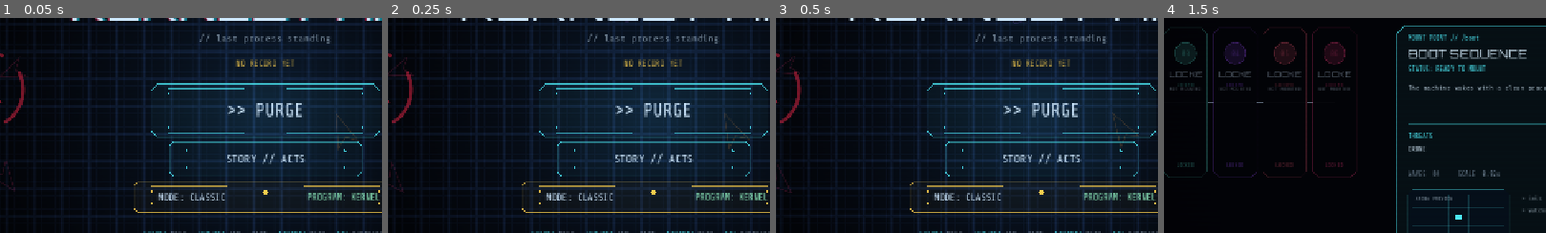
Above: before the commit, frames 1-4 (left to right).
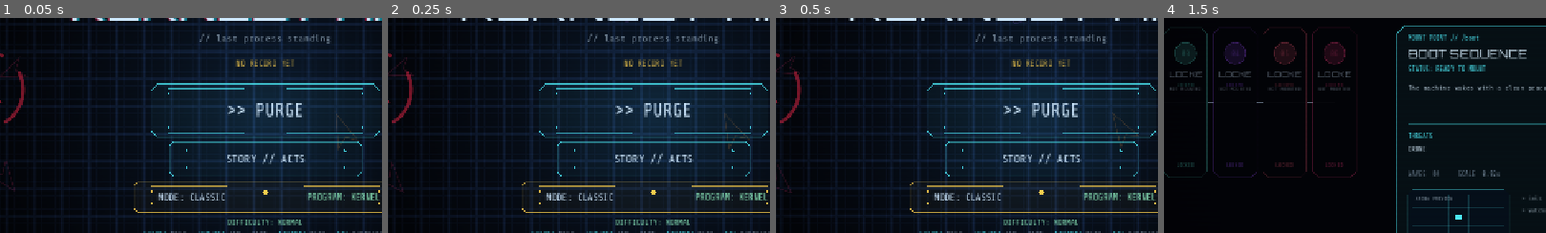
Above: after the commit, the same moments.

Repository: mafuzyk/kernel-panic
Game: Godot game, scene res://src/ui/menu.tscn
The game is run twice, just before and just after one commit, with the same random seed, the same clock (stepped at 60 frames per second) and the same inputs.
Inputs:
- Up to frame 1 (0.05 s): no input
- Up to frame 2 (0.25 s): no input
- Up to frame 3 (0.5 s): no input
- Up to frame 4 (1.5 s): click "STORY // ACTS" at 0.5 s; click "STORY // ACTS" at 1.25 s
The pictures show only the part of the screen within x 15-65%, y 27-77%; the shares and areas given below are measured in that part.

The runs differ from the first frame. In frame 1, 0.3% of the frame differs, in the area x 59-79%, y 93-97%; in frame 2, 0.3%; in frame 3, 0.3%; in frame 4, nothing differs.

Commit message:
feat: add endless difficulty setting

Diff:
--- a/src/arena/spawner.gd
+++ b/src/arena/spawner.gd
@@ -160,7 +160,7 @@
 
 func _build_queue() -> void:
 	_queue.clear()
-	var budget := Balance.wave_budget(wave)
+	var budget := Balance.difficulty_wave_budget(wave)
 	if wave_event == "surge":
 		budget = int(budget * 1.3)
 	elif wave_event == "rich":
@@ -280,7 +280,7 @@
 	if _queue.is_empty() or _pending > 0:
 		return
 	_spawn_t -= delta
-	if _spawn_t > 0.0 or alive >= Balance.max_alive(wave):
+	if _spawn_t > 0.0 or alive >= Balance.difficulty_max_alive(wave):
 		return
 	_spawn_t = maxf(Balance.WAVE_SPAWN_MIN, (Balance.WAVE_SPAWN_INTERVAL - wave * 0.05) * (0.6 if wave_event == "surge" else 1.0))
 	var group_size := 1 if wave == 1 else 2
@@ -326,7 +326,7 @@
 		if story_mode:
 			_configure_story_enemy(e)
 		else:
-			_configure_enemy(e, Game.rng.randf() < Balance.elite_chance(wave))
+			_configure_enemy(e, Game.rng.randf() < Balance.difficulty_elite_chance(wave))
 		container.add_child(e)
 	)
 
--- a/src/autoload/balance.gd
+++ b/src/autoload/balance.gd
@@ -37,6 +37,13 @@
 const WAVE_SCALE_CAP := 1.65
 const BOSS_EVERY := 5
 const HEAL_EVERY := 3
+
+const DIFFICULTY_ORDER := ["easy", "normal", "hard"]
+const DIFF_ALIVE_MULT := {"easy": 0.7, "normal": 1.0, "hard": 1.3}
+const DIFF_BUDGET_MULT := {"easy": 0.8, "normal": 1.0, "hard": 1.2}
+const DIFF_ELITE_MULT := {"easy": 0.6, "normal": 1.0, "hard": 1.4}
+const DIFF_CADENCE_SCALE := {"easy": 1.0, "normal": 1.0, "hard": 0.897}
+const DIFF_CADENCE_FLOOR := {"easy": 0.90, "normal": 0.78, "hard": 0.70}
 
 const LAYER_PLAYER := 2
 const LAYER_ENEMY := 4
@@ -102,6 +109,37 @@
 static func elite_chance(wave: int) -> float:
 	return clampf(float(wave - 7) * 0.045, 0.0, 0.4)
 
+static func difficulty_applies() -> bool:
+	return Game.mode != "story"
+
+static func difficulty_max_alive(wave: int) -> int:
+	if not difficulty_applies():
+		return max_alive(wave)
+	var mult: float = DIFF_ALIVE_MULT.get(Game.difficulty, 1.0)
+	return maxi(1, int(ceil(float(max_alive(wave)) * mult)))
+
+static func difficulty_wave_budget(wave: int) -> int:
+	if not difficulty_applies():
+		return wave_budget(wave)
+	var mult: float = DIFF_BUDGET_MULT.get(Game.difficulty, 1.0)
+	return maxi(1, int(floor(float(wave_budget(wave)) * mult)))
+
+static func difficulty_elite_chance(wave: int) -> float:
+	if not difficulty_applies():
+		return elite_chance(wave)
+	var mult: float = DIFF_ELITE_MULT.get(Game.difficulty, 1.0)
+	return clampf(elite_chance(wave) * mult, 0.0, 1.0)
+
+static func difficulty_cadence(wave: int) -> float:
+	if not difficulty_applies():
+		return attack_cadence_factor(wave)
+	var base := attack_cadence_factor(wave)
+	if base >= 1.0:
+		return 1.0
+	var scale: float = DIFF_CADENCE_SCALE.get(Game.difficulty, 1.0)
+	var floor_v: float = DIFF_CADENCE_FLOOR.get(Game.difficulty, 0.78)
+	return clampf(base * scale, floor_v, 1.0)
+
 static func arena_rect() -> Rect2:
 	var arena_size := Vector2(ARENA_W, ARENA_H)
 	if _arena_size_override.x > 0.0 and _arena_size_override.y > 0.0:
--- a/src/autoload/dev_harness.gd
+++ b/src/autoload/dev_harness.gd
@@ -384,6 +384,7 @@
 	await _hud_style_test(arena2)
 	await _era_accent_test(arena2)
 	await _systems_test(arena2)
+	await _difficulty_test()
 	await _debug_controls_test(arena2)
 	await _mote_sweep_test(arena2)
 	await _oom_steal_identity_test(arena2)
@@ -2543,6 +2544,46 @@
 	Sfx.set_intensity(0)
 	await _ticks(2)
 
+func _difficulty_test() -> void:
+	print("AT_STEP difficulty")
+	var balance_script: Script = load("res://src/autoload/balance.gd")
+	var has_helpers: bool = balance_script != null and balance_script.has_method("difficulty_max_alive") and balance_script.has_method("difficulty_wave_budget") and balance_script.has_method("difficulty_elite_chance") and balance_script.has_method("difficulty_cadence")
+	_check(has_helpers, "balance exposes difficulty-aware read helpers")
+	if not has_helpers:
+		return
+	var saved_mode := Game.mode
+	var saved_difficulty := str(Game.get("difficulty"))
+	var alive_caps := {"easy": 7, "normal": 10, "hard": 13}
+	var budget_mults := {"easy": 0.8, "normal": 1.0, "hard": 1.2}
+	var elite_mults := {"easy": 0.6, "normal": 1.0, "hard": 1.4}
+	var cadence_floors := {"easy": 0.90, "normal": 0.78, "hard": 0.70}
+	Game.mode = "classic"
+	for difficulty in ["easy", "normal", "hard"]:
+		Game.set("difficulty", difficulty)
+		_check(balance_script.call("difficulty_max_alive", 2) == int(alive_caps[difficulty]), "difficulty %s caps wave 2 alive at %d" % [difficulty, alive_caps[difficulty]])
+		var expected_budget: int = int(floor(float(Balance.wave_budget(5)) * float(budget_mults[difficulty])))
+		_check(balance_script.call("difficulty_wave_budget", 5) == expected_budget, "difficulty %s scales the wave budget" % difficulty)
+		var expected_elite: float = clampf(Balance.elite_chance(10) * float(elite_mults[difficulty]), 0.0, 1.0)
+		_check(absf(float(balance_script.call("difficulty_elite_chance", 10)) - expected_elite) < 0.0001, "difficulty %s scales the elite chance" % difficulty)
+		_check(absf(float(balance_script.call("difficulty_cadence", 1)) - 1.0) < 0.001, "difficulty %s keeps wave 1 cadence at 1.0" % difficulty)
+		_check(absf(float(balance_script.call("difficulty_cadence", 30)) - float(cadence_floors[difficulty])) < 0.005, "difficulty %s lands wave 30 cadence on %.2f" % [difficulty, cadence_floors[difficulty]])
+	Game.mode = "story"
+	for difficulty in ["easy", "normal", "hard"]:
+		Game.set("difficulty", difficulty)
+		var story_unscaled: bool = balance_script.call("difficulty_max_alive", 30) == Balance.max_alive(30) and balance_script.call("difficulty_wave_budget", 30) == Balance.wave_budget(30) and absf(float(balance_script.call("difficulty_cadence", 30)) - Balance.attack_cadence_factor(30)) < 0.0001 and absf(float(balance_script.call("difficulty_elite_chance", 10)) - Balance.elite_chance(10)) < 0.0001
+		_check(story_unscaled, "story ignores difficulty %s" % difficulty)
+	Game.mode = "classic"
+	if Game.has_method("set_difficulty"):
+		Game.call("set_difficulty", "hard")
+		_check(str(Game.get("difficulty")) == "hard", "set_difficulty stores a new difficulty")
+		var cf_probe := ConfigFile.new()
+		cf_probe.load(Sfx.SAVE_PATH)
+		_check(str(cf_probe.get_value("game", "difficulty", "")) == "hard", "difficulty persists to the save config")
+		Game.call("set_difficulty", "normal")
+		_check(str(Game.get("difficulty")) == "normal", "set_difficulty restores normal")
+	Game.mode = saved_mode
+	Game.set("difficulty", saved_difficulty)
+
 func _debug_controls_test(arena: Arena) -> void:
 	print("AT_STEP debug_controls")
 	var debug_panel_script := load("res://src/ui/debug_panel.gd")
--- a/src/autoload/game.gd
+++ b/src/autoload/game.gd
@@ -17,6 +17,7 @@
 var combo_window := Balance.COMBO_WINDOW
 var patch_levels := {}
 var mode := "classic"
+var difficulty := "normal"
 var program := "kernel"
 var story_stage_index := 0
 var story_cleared: Dictionary = {}
@@ -127,6 +128,15 @@
 		cf.set_value("run", "program", id)
 		cf.save(Sfx.SAVE_PATH)
 
+func set_difficulty(value: String) -> void:
+	if value not in Balance.DIFFICULTY_ORDER:
+		return
+	difficulty = value
+	var cf := ConfigFile.new()
+	cf.load(Sfx.SAVE_PATH)
+	cf.set_value("game", "difficulty", value)
+	cf.save(Sfx.SAVE_PATH)
+
 func _load_run_config() -> void:
 	var cf := ConfigFile.new()
 	if cf.load(Sfx.SAVE_PATH) == OK:
@@ -138,6 +148,9 @@
 		mode = cf.get_value("game", "mode", "classic")
 		if mode == "onehp" and not onehp_unlocked:
 			mode = "classic"
+		difficulty = str(cf.get_value("game", "difficulty", "normal"))
+		if difficulty not in Balance.DIFFICULTY_ORDER:
+			difficulty = "normal"
 		unlocked_programs = cf.get_value("programs", "unlocked", {"kernel": true})
 		if not unlocked_programs.has("kernel"):
 			unlocked_programs["kernel"] = true
--- a/src/enemies/enemy_base.gd
+++ b/src/enemies/enemy_base.gd
@@ -47,8 +47,8 @@
 
 func elite_reacquire_interval(base_interval: float) -> float:
 	if elite and elite_kind == "swift":
-		return maxf(base_interval * Balance.attack_cadence_factor(threat_wave) * 0.82, 0.35)
-	return base_interval * Balance.attack_cadence_factor(threat_wave)
+		return maxf(base_interval * Balance.difficulty_cadence(threat_wave) * 0.82, 0.35)
+	return base_interval * Balance.difficulty_cadence(threat_wave)
 
 func volatile_burst_count() -> int:
 	return 6 if elite and elite_kind == "volatile" else 0
--- a/src/enemies/root_boss.gd
+++ b/src/enemies/root_boss.gd
@@ -337,7 +337,7 @@
 	return desired.limit_length(1.0)
 
 func repeated_cooldown(base_interval: float) -> float:
-	return base_interval * Balance.attack_cadence_factor(threat_wave) if is_ranged_profile() else base_interval
+	return base_interval * Balance.difficulty_cadence(threat_wave) if is_ranged_profile() else base_interval
 
 func _start_spiral(shots: int, dur: float) -> void:
 	_spiral_cd = repeated_cooldown(5.5)
@@ -507,7 +507,7 @@
 	if act == Act.SPIRAL and _spiral_shots > 0:
 		var fire_acc: float = get_meta("sp_acc", 0.0) + delta
 		while fire_acc >= 0.085 and _spiral_shots > 0:
-			fire_acc -= 0.085 * Balance.attack_cadence_factor(threat_wave)
+			fire_acc -= 0.085 * Balance.difficulty_cadence(threat_wave)
 			_spiral_shots -= 1
 			_spiral_angle += 0.47
 			_spawn_orb(Vector2.from_angle(_spiral_angle), 235.0)
--- a/src/enemies/spewer.gd
+++ b/src/enemies/spewer.gd
@@ -64,7 +64,7 @@
 	_fire_t = repeated_fire_interval(Game.rng.randf_range(1.9, 2.5))
 
 func repeated_fire_interval(base_interval: float) -> float:
-	return maxf(base_interval * Balance.attack_cadence_factor(threat_wave), 0.5)
+	return maxf(base_interval * Balance.difficulty_cadence(threat_wave), 0.5)
 
 func telegraph_duration() -> float:
 	return 0.42
--- a/src/ui/menu.gd
+++ b/src/ui/menu.gd
@@ -16,6 +16,7 @@
 var _settings_panel: Control
 var _purge_btn: Button
 var _mode_btn: Button
+var _diff_btn: Button
 var _mode_info: Label
 var _klog: Label
 var _klog_t := 0.0
@@ -383,6 +384,25 @@
 	_program_btn.add_theme_color_override("font_hover_color", TacticalUIHelper.LIME)
 	_program_btn.pressed.connect(_open_program_selector)
 	add_child(_program_btn)
+	_diff_btn = Button.new()
+	_diff_btn.flat = true
+	_diff_btn.z_index = 2
+	_diff_btn.focus_mode = Control.FOCUS_NONE
+	_diff_btn.anchor_left = 0.5
+	_diff_btn.anchor_right = 0.5
+	_diff_btn.anchor_top = 0.5
+	_diff_btn.anchor_bottom = 0.5
+	_diff_btn.offset_left = -110.0
+	_diff_btn.offset_right = 110.0
+	_diff_btn.offset_top = 166.0
+	_diff_btn.offset_bottom = 192.0
+	_diff_btn.add_theme_font_override("font", load("res://assets/fonts/ShareTechMono.ttf"))
+	_diff_btn.add_theme_font_size_override("font_size", 13)
+	_diff_btn.add_theme_color_override("font_color", Color(0.6, 1.0, 0.8, 0.9))
+	_diff_btn.add_theme_color_override("font_hover_color", TacticalUIHelper.LIME)
+	_diff_btn.pressed.connect(_cycle_difficulty)
+	add_child(_diff_btn)
+	_refresh_difficulty_label()
 	var footer_layout := footer_button_layout_for_viewport(size)
 	var bottom_width: float = footer_layout["total_width"]
 	var bottom_gap: float = footer_layout["gap"]
@@ -679,6 +699,25 @@
 	if _aim_btn_ref != null:
 		_refresh_aim_label(_aim_btn_ref)
 
+func _cycle_difficulty() -> void:
+	if Game.mode == "story":
+		Sfx.play("ui", 0.9, -10.0)
+		_refresh_difficulty_label()
+		return
+	var order: Array = Balance.DIFFICULTY_ORDER
+	var idx := order.find(Game.difficulty)
+	Game.set_difficulty(str(order[(idx + 1) % order.size()]))
+	Sfx.play("ui", 1.1, -8.0)
+	_refresh_difficulty_label()
+
+func _refresh_difficulty_label() -> void:
+	if _diff_btn == null:
+		return
+	if Game.mode == "story":
+		_diff_btn.text = "DIFFICULTY: FIXED CURVE"
+	else:
+		_diff_btn.text = "DIFFICULTY: %s" % Game.difficulty.to_upper()
+
 func _refresh_mode_ui() -> void:
 	var cf := ConfigFile.new()
 	cf.load(Sfx.SAVE_PATH)
@@ -701,6 +740,7 @@
 	if Game.mode == "story":
 		_mode_info.text = "STORY // FIXED DIFFICULTY CURVE // " + _mode_info.text
 	_update_best()
+	_refresh_difficulty_label()
 
 func settings_layout_for_viewport(viewport: Vector2) -> Dictionary:
 	var panel_width := minf(1080.0, maxf(viewport.x - 48.0, 280.0))
Not shown, changed: README.md
